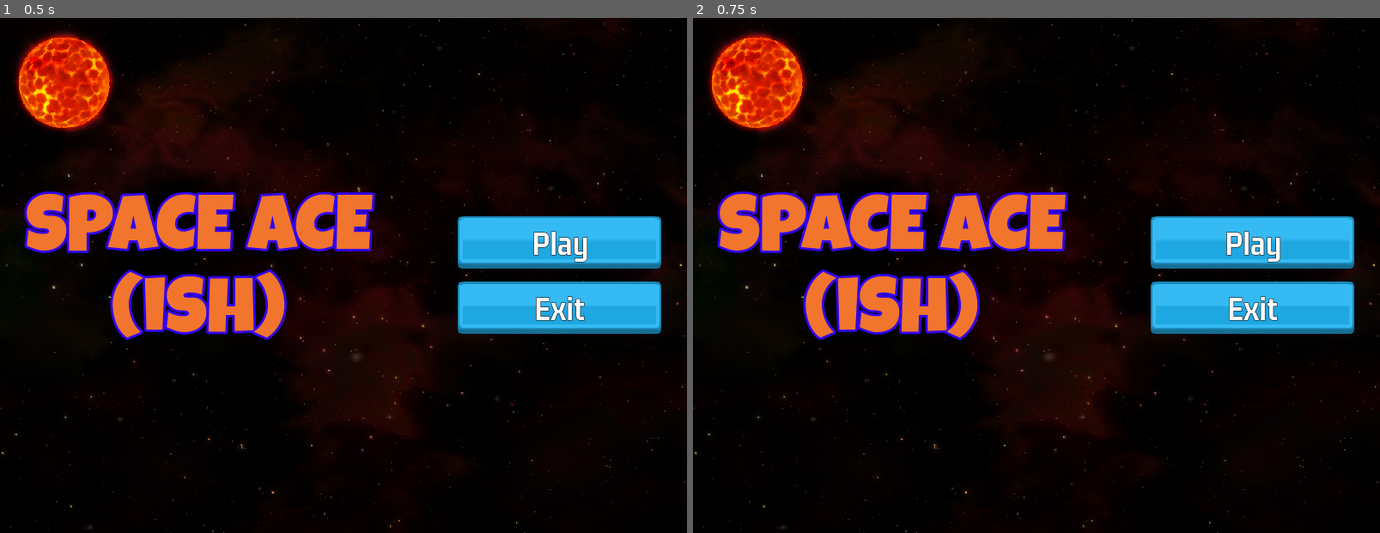
Above: before the commit, frames 1-2 (left to right).
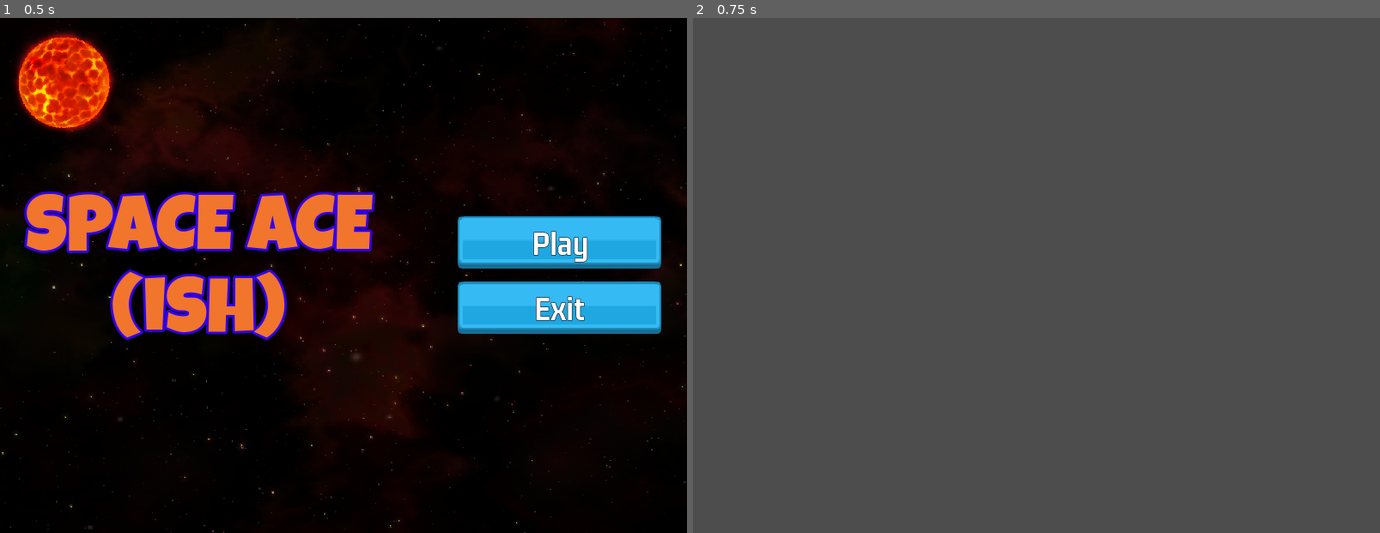
Above: after the commit, the same moments.

Repository: DMAlexander/space-ace
Game: Godot game, scene res://scenes/main/main.tscn
Two runs of this game, one before a commit and one after it. Both use one fixed random seed, a clock stepped at 60 frames per second and the inputs below.
Inputs:
- Up to frame 1 (0.5 s): no input
- Up to frame 2 (0.75 s): click "Play" at 0.5 s

Frame 1 is identical in both runs. In frame 2, 100% of the frame differs, in the area x 0-100%, y 0-100%.

Commit message:
Level Scene and Navigation

Diff:
--- a/spaceace/scenes/main/main.gd
+++ b/spaceace/scenes/main/main.gd
@@ -12,10 +12,8 @@
 
 
 func _on_play_button_pressed() -> void:
-#	GameManager.load_level_scene()
-	print("play pressed")
+	GameManager.load_level_scene()
 
 
 func _on_exit_button_pressed() -> void:
-#	get_tree().quit()
-	print("exit pressed")
+	get_tree().quit()
--- a/spaceace/scenes/ui_button/ui_button.tscn
+++ b/spaceace/scenes/ui_button/ui_button.tscn
@@ -1,13 +1,15 @@
-[gd_scene load_steps=5 format=3 uid="uid://oxv843wa4d7e"]
+[gd_scene load_steps=6 format=3 uid="uid://oxv843wa4d7e"]
 
 [ext_resource type="Script" path="res://scenes/ui_button/ui_button.gd" id="1_3tgfb"]
 [ext_resource type="Texture2D" uid="uid://bj8fkoosyqvut" path="res://assets/ui/blue_button00.png" id="1_actlf"]
 [ext_resource type="Texture2D" uid="uid://3ana4ishd1da" path="res://assets/ui/green_button00.png" id="2_2rhlp"]
+[ext_resource type="Texture2D" uid="uid://cmaw0r1yrwqus" path="res://assets/ui/yellow_button00.png" id="3_cgnov"]
 [ext_resource type="LabelSettings" uid="uid://bslymv1e3rjua" path="res://assets/GN_32_white.tres" id="4_w0pq0"]
 
 [node name="UiButton" type="TextureButton"]
 texture_normal = ExtResource("1_actlf")
 texture_pressed = ExtResource("2_2rhlp")
+texture_hover = ExtResource("3_cgnov")
 script = ExtResource("1_3tgfb")
 
 [node name="Label" type="Label" parent="."]
